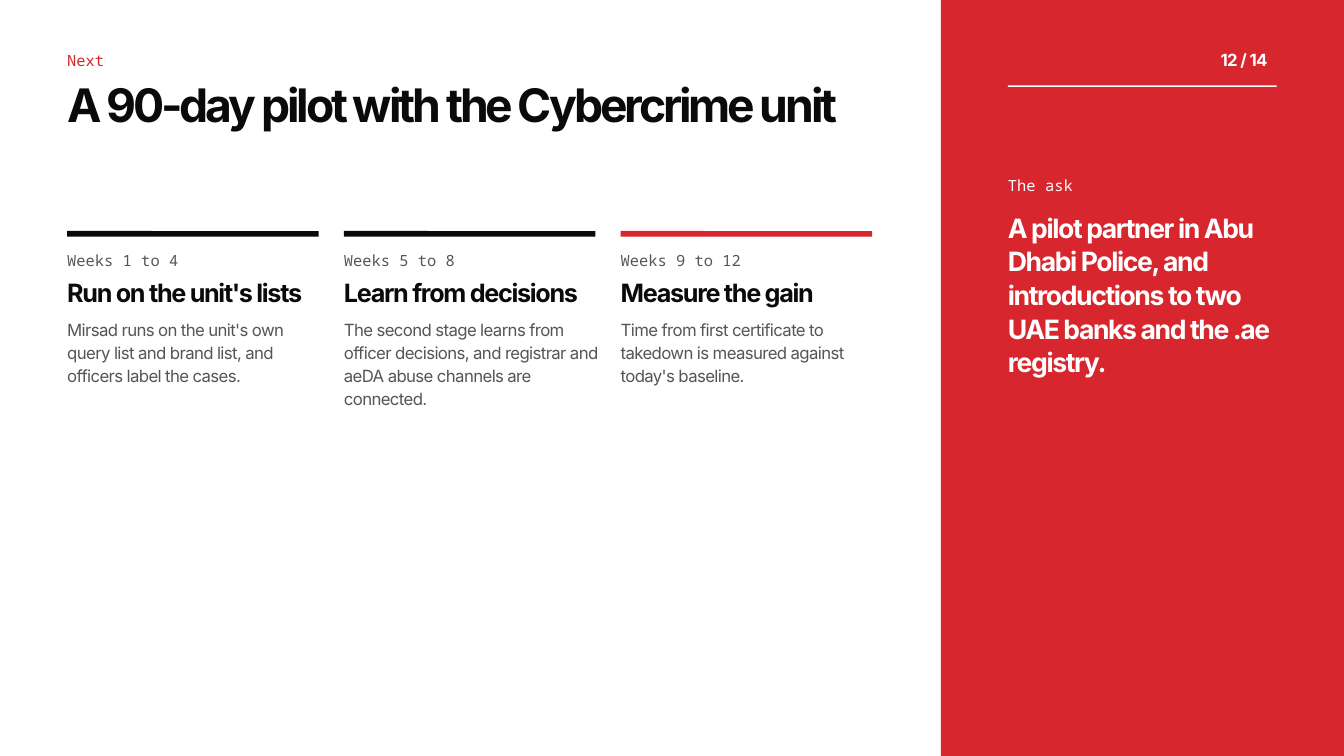
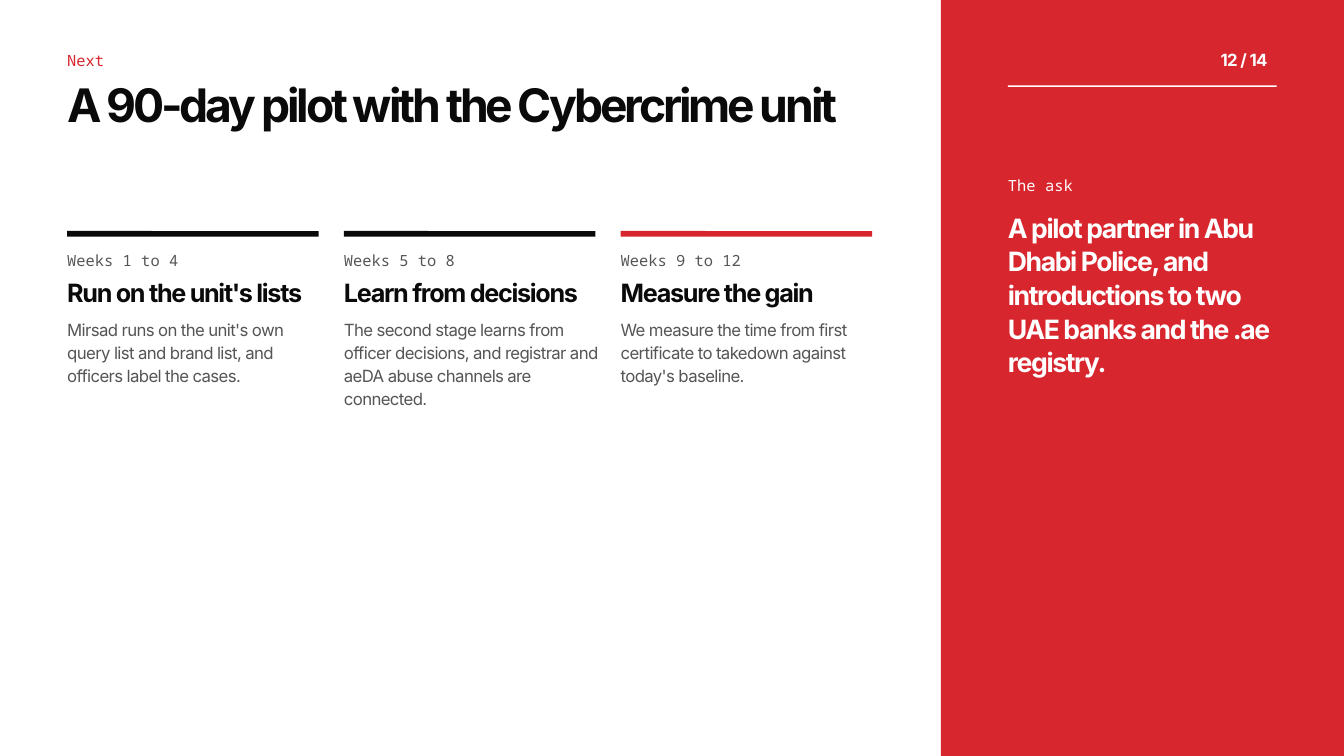
Before and after one commit to muhammet-tm/mirsad, a slide deck: slide 12 of deck/Mirsad_Deck.pptx. Drawn at 1344x756 pixels with LibreOffice and Linux fonts; fonts in the diff are those of the drawing. Boxes give left, top, right and bottom in pixels: in the first picture for what was removed or moved away, otherwise in the second. Text is boxed around its words. In the diff, an @@ line names an element or a change of style, - is before the commit and + after.

```diff
--- a/deck/Mirsad_Deck.pptx
+++ b/deck/Mirsad_Deck.pptx
@@ text at <box>621,323,847,363</box>: text changed @@
-Time from first certificate to
-takedown is measured against
+We measure the time from first
+certificate to takedown against
```
Also in this commit, not shown: 2 other slides changed, 20 other files.
